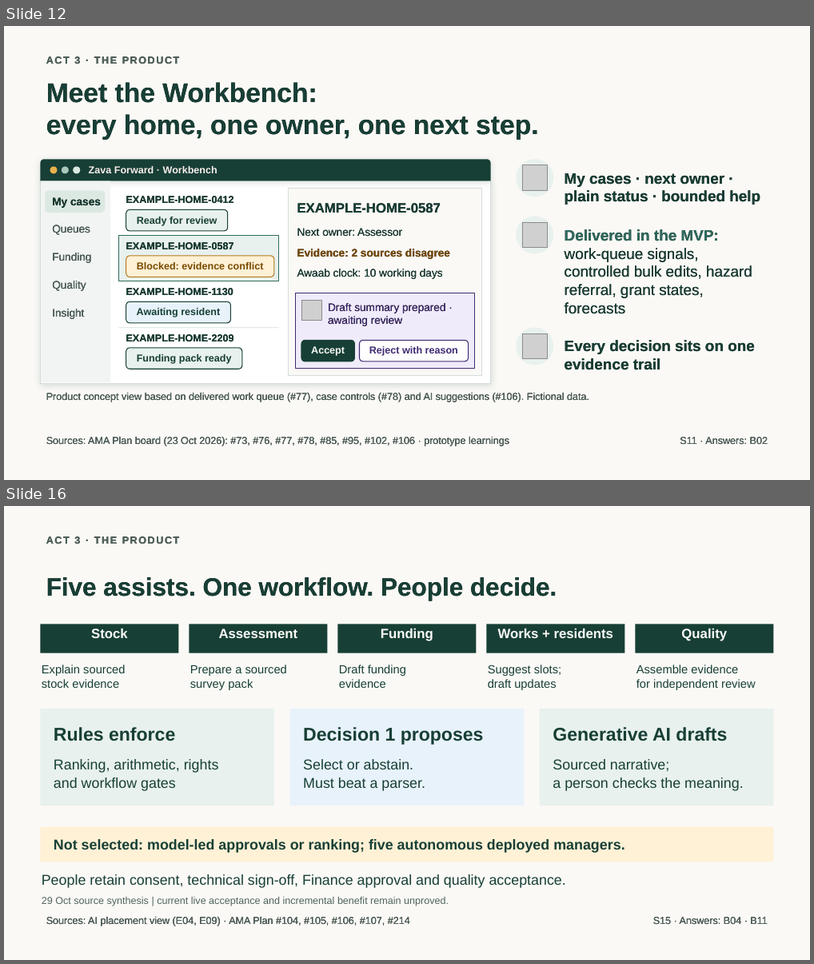
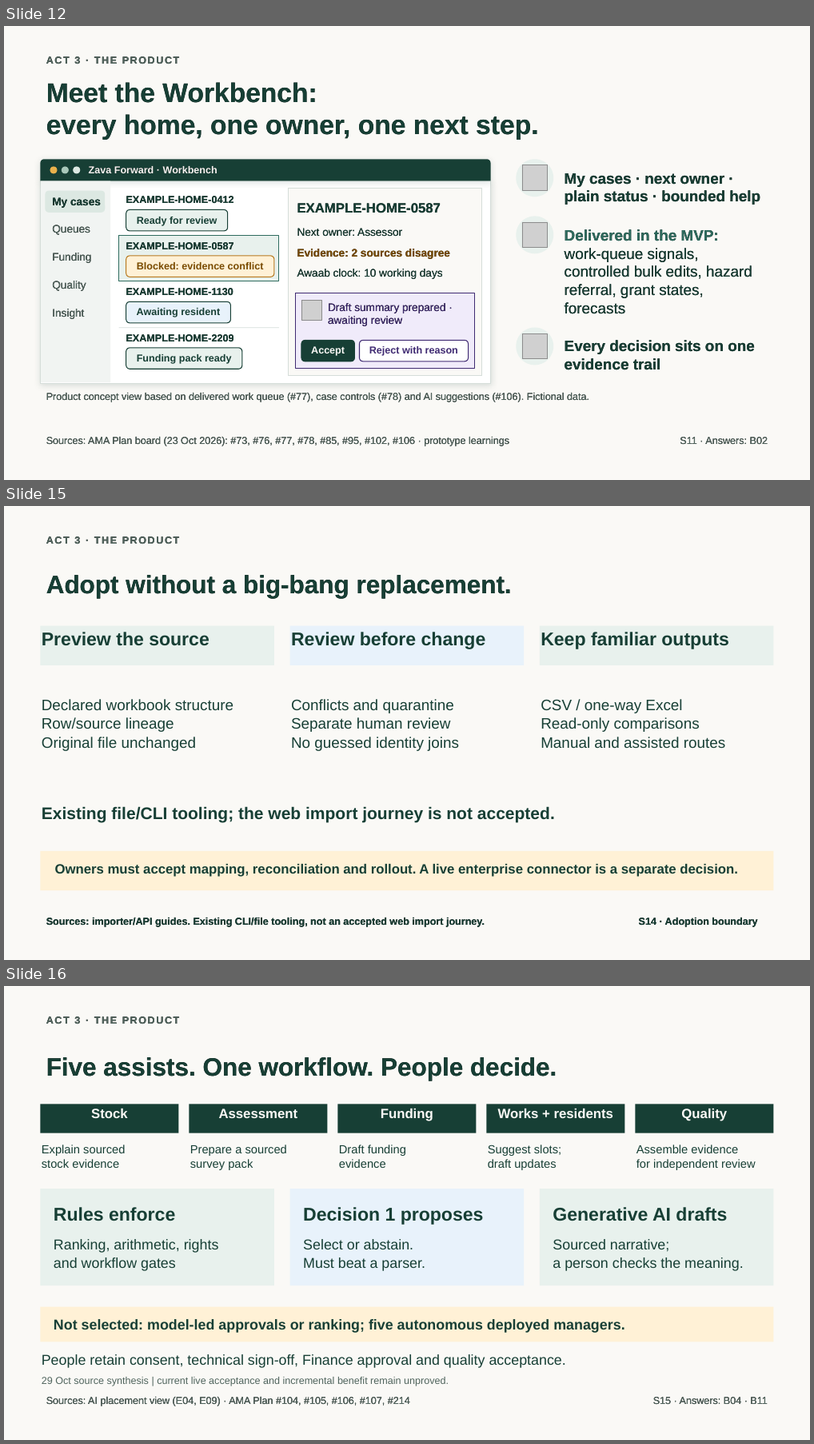
Before and after one commit to jmservera/ama, a slide deck: docs/capstone/deck/zava-forward-cowork-v2-draft.pptx. Shown one above the other, each under a label of ours: slides 12 and 16 before the commit, slides 12, 15 and 16 after it; the slides between them are not shown. The pictures are 814x964 and 814x1444 pixels, drawn with LibreOffice and Linux fonts; fonts in the diff are those of the drawing; grey boxes stand for pictures. Boxes give left, top, right and bottom in pixels: in the first picture for what was removed or moved away, otherwise in the second. Text is boxed around its words. In the diff, an @@ line names an element or a change of style, - is before the commit and + after.

```diff
--- a/docs/capstone/deck/zava-forward-cowork-v2-draft.pptx
+++ b/docs/capstone/deck/zava-forward-cowork-v2-draft.pptx
@@ slide 15 added at box(4, 506, 810, 960), background #FAF9F6 @@
@@ text added at box(46, 536, 180, 546), 12 pt, text #50655E, bold @@
+ACT 3 · THE PRODUCT
@@ text added at box(46, 575, 512, 598), 30 pt, text #173F35, bold @@
+Adopt without a big-bang replacement.
@@ rectangle added at box(40, 626, 274, 665), fill #E8F1ED, 22 pt, text #173F35, bold @@
+Preview the source
@@ rectangle added at box(290, 626, 524, 665), fill #E8F2FB, 22 pt, text #173F35, bold @@
+Review before change
@@ rectangle added at box(540, 626, 774, 665), fill #E8F1ED, 22 pt, text #173F35, bold @@
+Keep familiar outputs
@@ text added at box(42, 699, 234, 751), 18 pt, text #173F35 @@
+Declared workbook structure
+Row/source lineage
+Original file unchanged
@@ text added at box(291, 699, 459, 751), 18 pt, text #173F35 @@
+Conflicts and quarantine
+Separate human review
+No guessed identity joins
@@ text added at box(541, 699, 726, 748), 18 pt, text #173F35 @@
+CSV / one-way Excel
+Read-only comparisons
+Manual and assisted routes
@@ text added at box(42, 806, 555, 823), 20 pt, text #173F35, bold @@
+Existing file/CLI tooling; the web import journey is not accepted.
@@ rectangle added at box(40, 851, 774, 890), fill #FFF1D6 @@
@@ text added at box(55, 864, 738, 876), 16 pt, text #173F35, bold @@
+Owners must accept mapping, reconciliation and rollout. A live enterprise connector is a separate decision.
@@ text added at box(46, 916, 485, 927), 12 pt, text #173F35, bold @@
+Sources: importer/API guides. Existing CLI/file tooling, not an accepted web import journey.
@@ text added at box(639, 916, 758, 927), 12 pt, text #173F35, bold @@
+S14 · Adoption boundary
```
Also in this commit, not shown: 3 slides changed, 3 other slides added, 4 slides removed, 23 other files.
